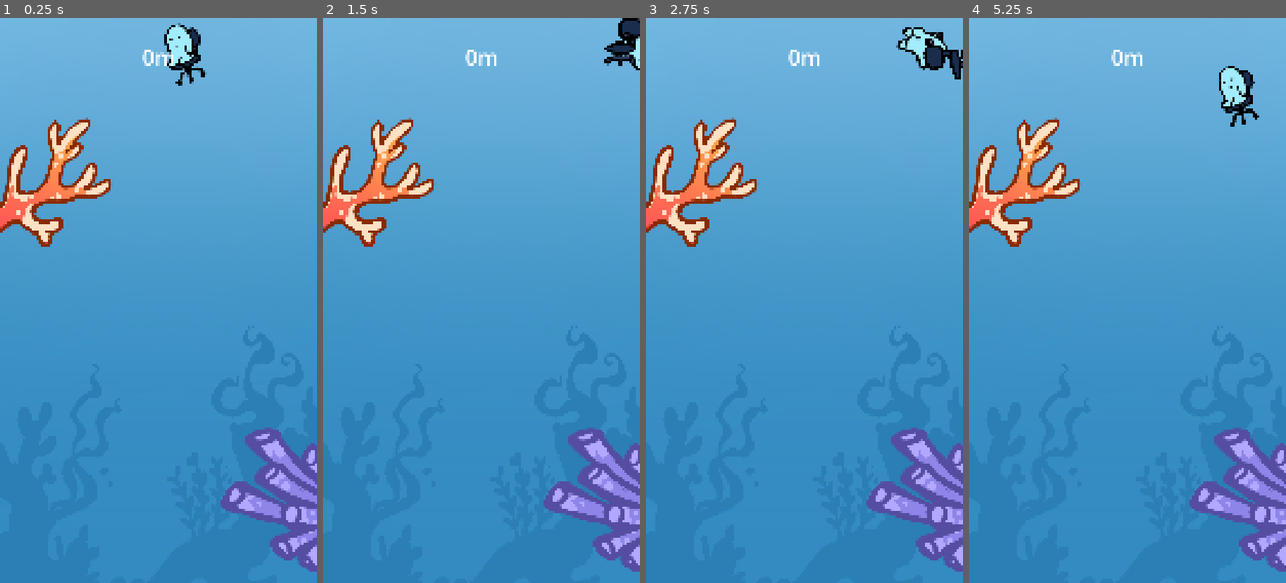
Above: before the commit, frames 1-4 (left to right).
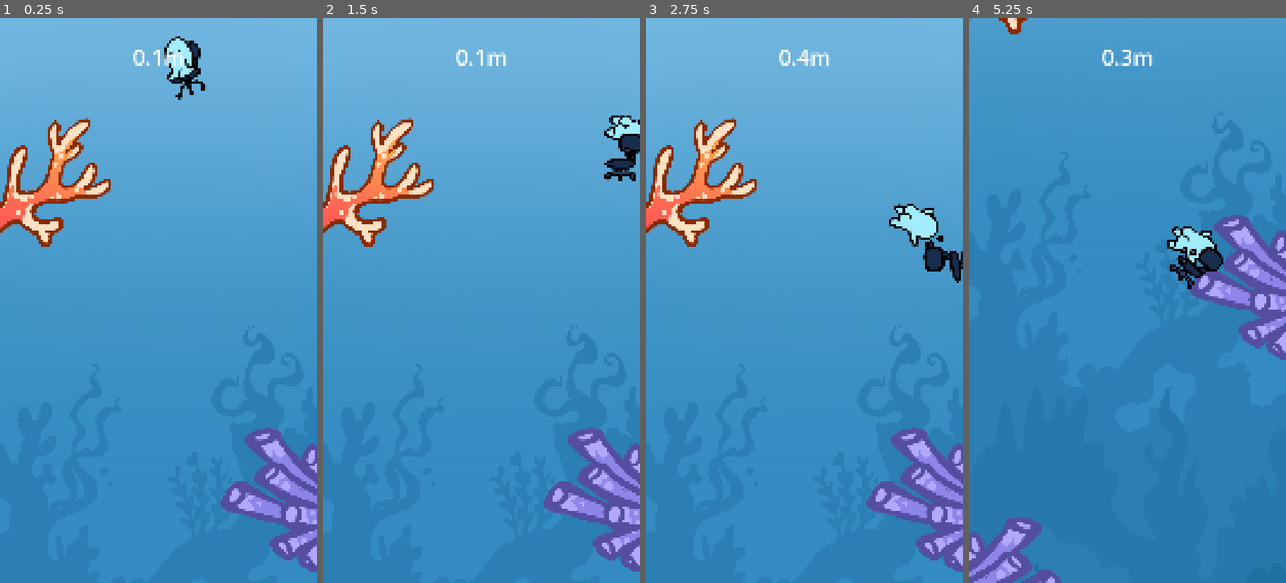
Above: after the commit, the same moments.

Repository: izzqz/to-the-core
Game: Godot game, scene res://main.tscn
Two runs of this game, one before a commit and one after it. Both use one fixed random seed, a clock stepped at 60 frames per second and the inputs below.
Inputs:
- Up to frame 1 (0.25 s): no input
- Up to frame 2 (1.5 s): tap Space (flap) at 0.77, 1.07 s
- Up to frame 3 (2.75 s): tap Space (flap) at 1.52, 1.82 s
- Up to frame 4 (5.25 s): tap Space (flap) at 3.02, 3.32, 3.77, 4.07, 4.52, 4.82 s; tap S (debug_stop) at 4.15 s

The runs differ from the first frame. In frame 1, 1.1% of the frame differs, in the area x 42-66%, y 0-15%; in frame 2, 1.8%; in frame 3, 2.5%; in frame 4, 51%, in the area x 0-100%, y 0-100%.

Commit message:
Death fx fix

Diff:
--- a/scenes/overlay.tscn
+++ b/scenes/overlay.tscn
@@ -14,9 +14,8 @@
 	set_score(new_score)
 
 func set_score(new_score: int) -> void:
-	var meters = int(new_score / 100)
-
-	text = \"%dm\" % meters
+	var meters = float(new_score) / 100.0  # Use 100.0 to ensure float division
+	text = \"%.1fm\" % meters  # %.1f formats to one decimal place
 "
 
 [node name="Overlay" type="Control"]
--- a/scenes/player.tscn
+++ b/scenes/player.tscn
@@ -123,14 +123,13 @@
 frame_progress = 1.0
 
 [node name="Dead_Sprite" type="Sprite2D" parent="."]
-position = Vector2(37, 46)
+visible = false
 rotation = 2.01052
 texture = ExtResource("5_qlg0r")
 
 [node name="ColisionDetector" type="Area2D" parent="."]
 
 [node name="Hitbox" type="CollisionShape2D" parent="ColisionDetector"]
-position = Vector2(41, 45)
 shape = SubResource("CircleShape2D_qlg0r")
 
 [node name="AnimationPlayer" type="AnimationPlayer" parent="."]
--- a/scripts/death_fx.gd
+++ b/scripts/death_fx.gd
@@ -6,11 +6,9 @@
 @export var rotation_min: float = -10.0  # Minimum rotation in radians
 @export var rotation_max: float = 10.0   # Maximum rotation in radians
 
-var screen_center_x: float
 var animations_active: int = 0
 
 func _ready():
-	screen_center_x = get_viewport_rect().size.x / 2
 	animations_active = get_child_count()
 
 	for node in get_children():
@@ -27,14 +25,29 @@
 	var initial_position = node.global_position
 	var initial_rotation = node.rotation
 
-	# Calculate target position (horizontal center with some random spread)
+	# Get the camera and viewport
+	var viewport = get_viewport()
+	var camera = viewport.get_camera_2d()
+
+	# Calculate screen center in global coordinates
+	var viewport_size = viewport.get_visible_rect().size
+	var screen_center
+
+	if camera:
+		# If camera exists, use its position to find the actual center of the screen
+		screen_center = camera.get_screen_center_position()
+	else:
+		# Fallback to viewport center if no camera
+		screen_center = Vector2(viewport_size.x / 2, viewport_size.y / 2)
+
+	# Calculate target position (screen center with some random spread)
 	var random_offset = Vector2(
 		randf_range(-random_spread, random_spread),
 		randf_range(-random_spread, random_spread)
 	)
 
-	# Use horizontal center but keep original vertical position
-	var target_position = Vector2(screen_center_x, initial_position.y) + random_offset
+	# Use screen center but keep vertical position if needed
+	var target_position = screen_center + random_offset
 
 	# Generate random final rotation
 	var target_rotation = initial_rotation + randf_range(rotation_min, rotation_max)
--- a/scripts/game.gd
+++ b/scripts/game.gd
@@ -9,4 +9,4 @@
 		$Player.restart()
 
 	if event.is_action_pressed("debug_stop"):
-		$Player.is_alive = false
+		$Player.game_over()
--- a/scripts/player.gd
+++ b/scripts/player.gd
@@ -1,8 +1,8 @@
 extends CharacterBody2D
 
-@export var gravity: float = 200    # Adjust based on desired fall speed
+@export var gravity: float = 2000    # Adjust based on desired fall speed
 @export var move_speed: float = 200   # Horizontal movement speed
-@export var MAX_FALL_SPEED: float = 200  # Maximum falling speed
+@export var MAX_FALL_SPEED: float = 2000  # Maximum falling speed
 @export var direction_change_speed: float = 10.0  # How quickly direction changes (higher = faster)
 
 @export var MAX_CHANGE_SPEED: float = 1800 # Maximum speed after direction change
@@ -130,7 +130,8 @@
 	velocity = Vector2(0, 0)
 	play_dead()
 	var death_fx = death_fx_scene.instantiate()
-	add_child(death_fx)
+	add_sibling(death_fx)
+	death_fx.global_position = global_position
 	Global.junk_put(death_fx)
 	print("Game Over!")
 
